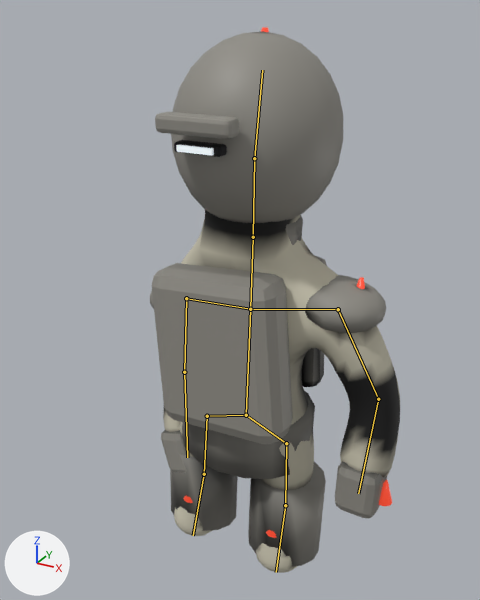
What one commit did to the glTF model public/models/yoroioiteke.glb.
The view is the same before and after, from a 50 mm lens placed at (0.456, -0.852, 0.939), pointed at (-0.013, 0.0, 0.512). Every picture has the same lights, and +X, +Y and +Z are marked at lower left. The first picture is the older version. Both versions are drawn at frame 7 of the action 'attack'; the numbers are the values there. The bones that change, and the others that lie on the model, are drawn over the model as lines.

Names of what the first picture shows: 'yoroioiteke'.
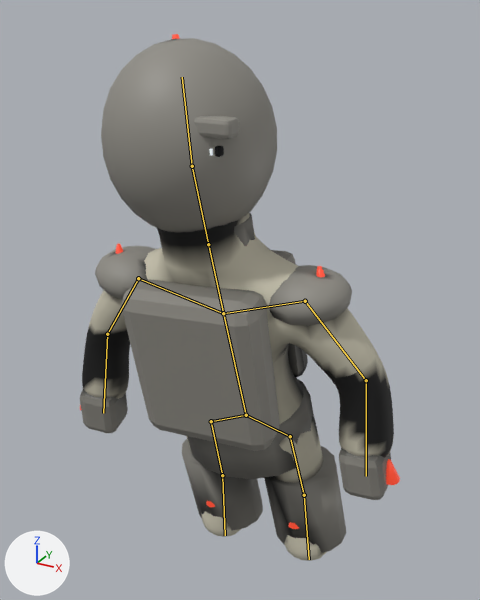
Edits to the bpy script that builds the scene:
```text
Change bone_hip_chest:
    where bone_hip_chest = bpy.data.objects['yoroioiteke_arm'].pose.bones['hip-chest']
    bone_hip_chest.rotation_quaternion: (1.0, -0.003, 0.0, -0.015) -> (0.995, 0.07, 0.005, 0.066)  # degrees (0, 0, -2) -> degrees (8, 0, 8)
Change bone_neck_head:
    where bone_neck_head = bpy.data.objects['yoroioiteke_arm'].pose.bones['neck-head']  # child of 'chest-neck'
    bone_neck_head.rotation_quaternion: (1.0, -0.018, 0.0, 0.0) -> (0.999, -0.052, 0.0, 0.0)  # degrees (-2, 0, 0) -> degrees (-6, 0, 0)
Change bone_chest_shoulder_r:
    where bone_chest_shoulder_r = bpy.data.objects['yoroioiteke_arm'].pose.bones['chest-shoulder.R']  # child of 'hip-chest'
    bone_chest_shoulder_r.rotation_quaternion: (0.97, -0.233, 0.016, -0.068) -> (0.991, 0.127, 0.007, 0.051)  # degrees (-27, 0, -8) -> degrees (15, 0, 6)
```

Changed parts and their boxes (x1, y1, x2, y2) in the pictures (480 x 600 px):
'yoroioiteke', posed (28% wider)
    before: (150, 27, 400, 573)
    after: (80, 34, 400, 561)
bone 'hip-chest', root to tip
    before: (246, 415) to (250, 309)
    after: (246, 415) to (223, 313)
bone 'neck-head', root to tip
    before: (253, 237) to (254, 158)
    after: (208, 244) to (192, 166)
bone 'chest-shoulder.R', root to tip
    before: (250, 309) to (186, 298)
    after: (223, 313) to (138, 278)
